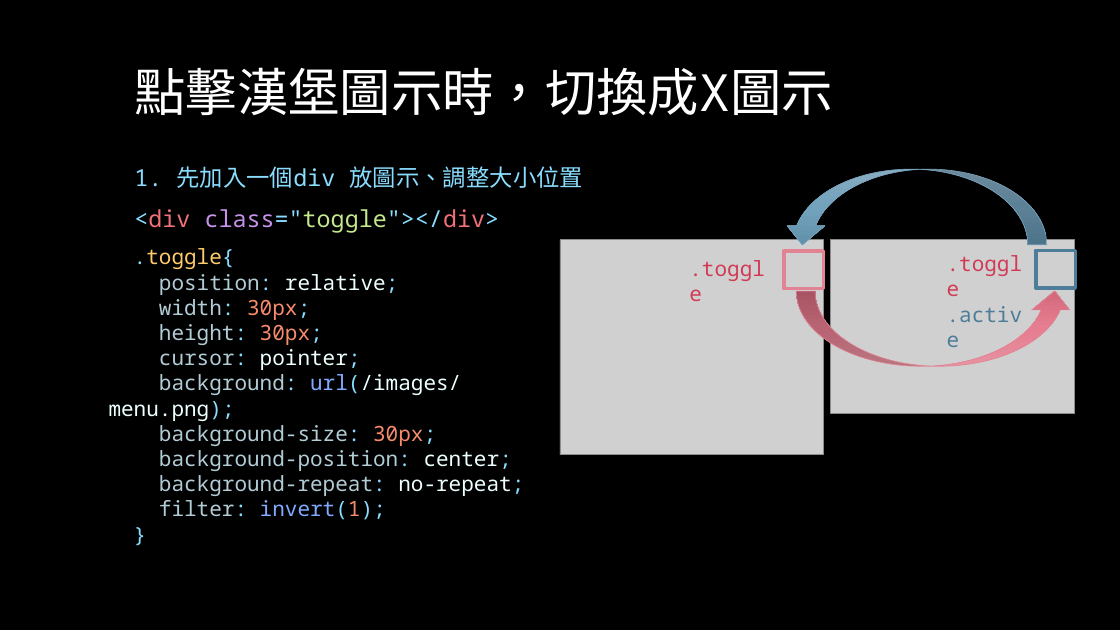
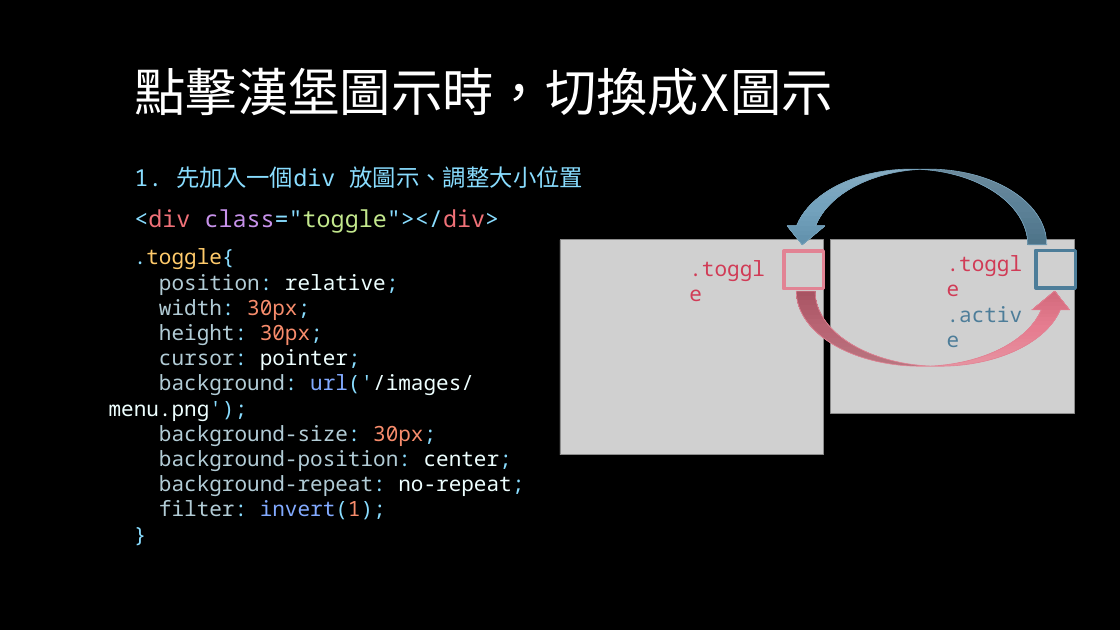
Before and after one commit to Alicexdcw/FrontEndTutorial, a slide deck: slide 16 of HTML & CSS & Javascript - RWD.pptx. Drawn at 1120x630 pixels with LibreOffice and Linux fonts; fonts in the diff are those of the drawing; grey boxes stand for pictures. Boxes give left, top, right and bottom in pixels: in the first picture for what was removed or moved away, otherwise in the second. Text is boxed around its words. In the diff, an @@ line names an element or a change of style, - is before the commit and + after.

```diff
--- a/HTML & CSS & Javascript - RWD.pptx
+++ b/HTML & CSS & Javascript - RWD.pptx
@@ text at box(109, 374, 474, 421): text changed @@
-background: url(/images/menu.png);
+background: url('/images/menu.png');
```
Also in this commit, not shown: 8 other slides changed, 2 other files.
